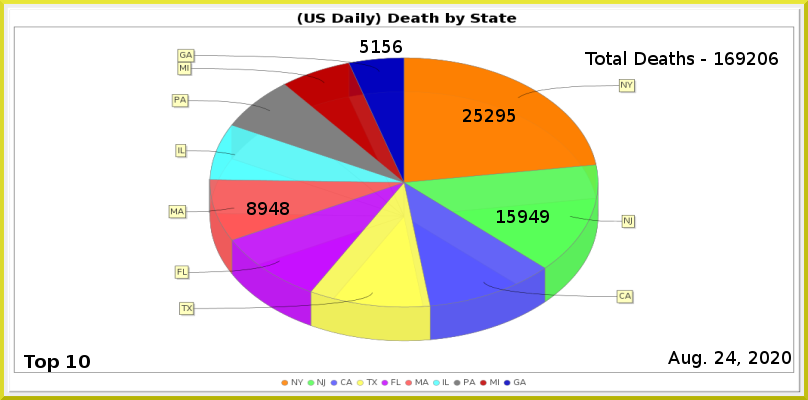
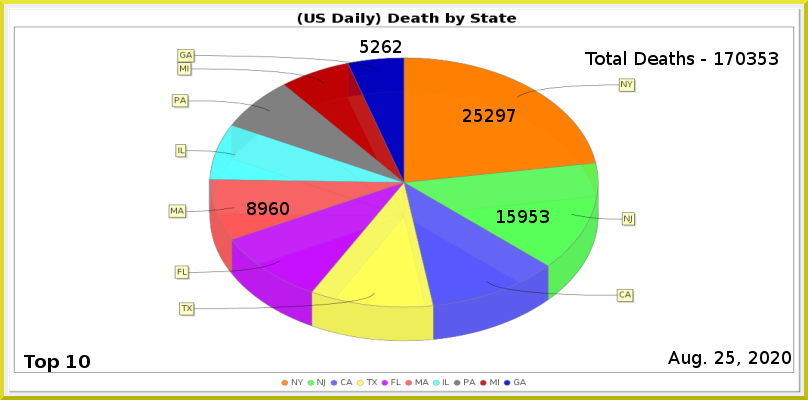
Layer changes from the first 808 x 400 image to the second:
painted on "Least" over [371, 40, 402, 53]
painted on "MA" over [269, 202, 289, 215]
painted on "NJ" over [529, 210, 549, 223]
painted on "NY" over [507, 109, 515, 122]
renamed "Total Deaths - 169206" to "Total Deaths - 170353", painted on it over [725, 52, 778, 65]
painted on "Current Date" over [726, 351, 736, 364]
painted on "Death_by_State.png" over [168, 48, 637, 342]
